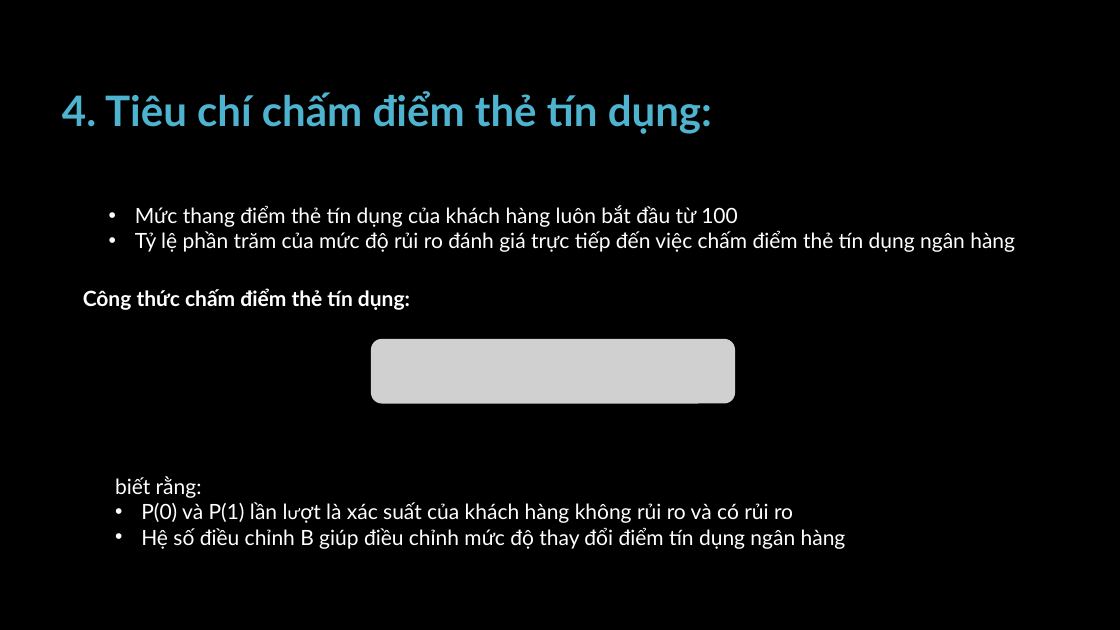
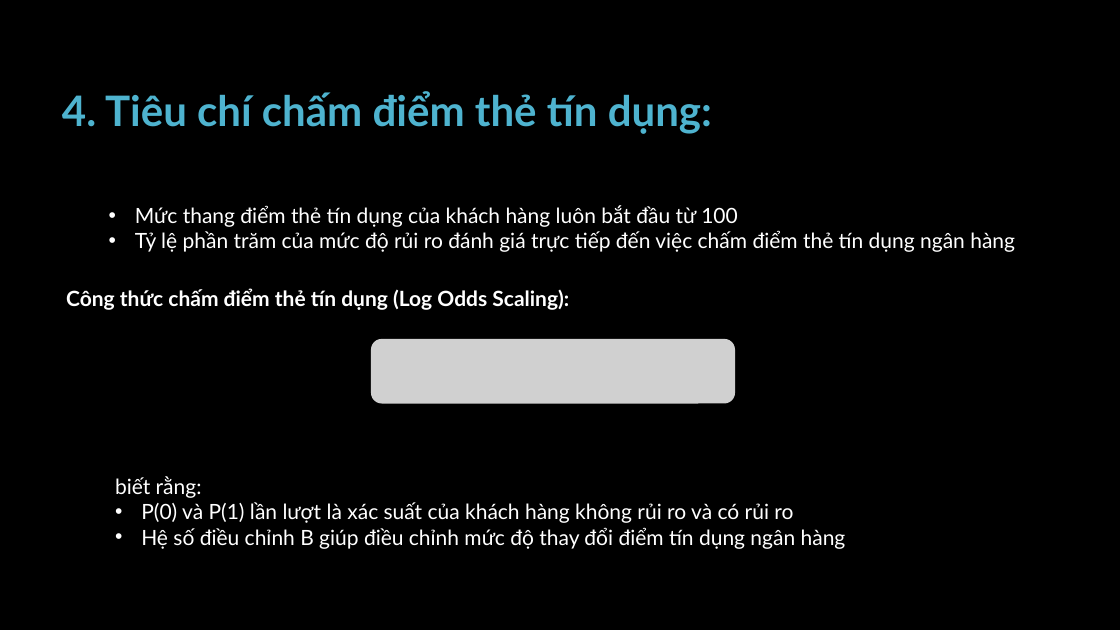
Before and after one commit to pisceskibo/CreditCardApprovalPrediction, a slide deck: slide 8 of references/ApplicationOfEnsembleLearningInBankCreditCardRiskModeling.pptx. Drawn at 1120x630 pixels with LibreOffice and Linux fonts; fonts in the diff are those of the drawing; grey boxes stand for pictures; background and template pictures are left out. Boxes give left, top, right and bottom in pixels: in the first picture for what was removed or moved away, otherwise in the second. Text is boxed around its words. In the diff, an @@ line names an element or a change of style, - is before the commit and + after.

```diff
--- a/references/ApplicationOfEnsembleLearningInBankCreditCardRiskModeling.pptx
+++ b/references/ApplicationOfEnsembleLearningInBankCreditCardRiskModeling.pptx
@@ text at (66,288,569,310): text changed @@
-Công thức chấm điểm thẻ tín dụng:
+Công thức chấm điểm thẻ tín dụng (Log Odds Scaling):
@@ text at (141,502,793,523): font League Spartan to Lato in "lượt" @@
```
Also in this commit, not shown: 18 other slides changed, 1 slide added.
